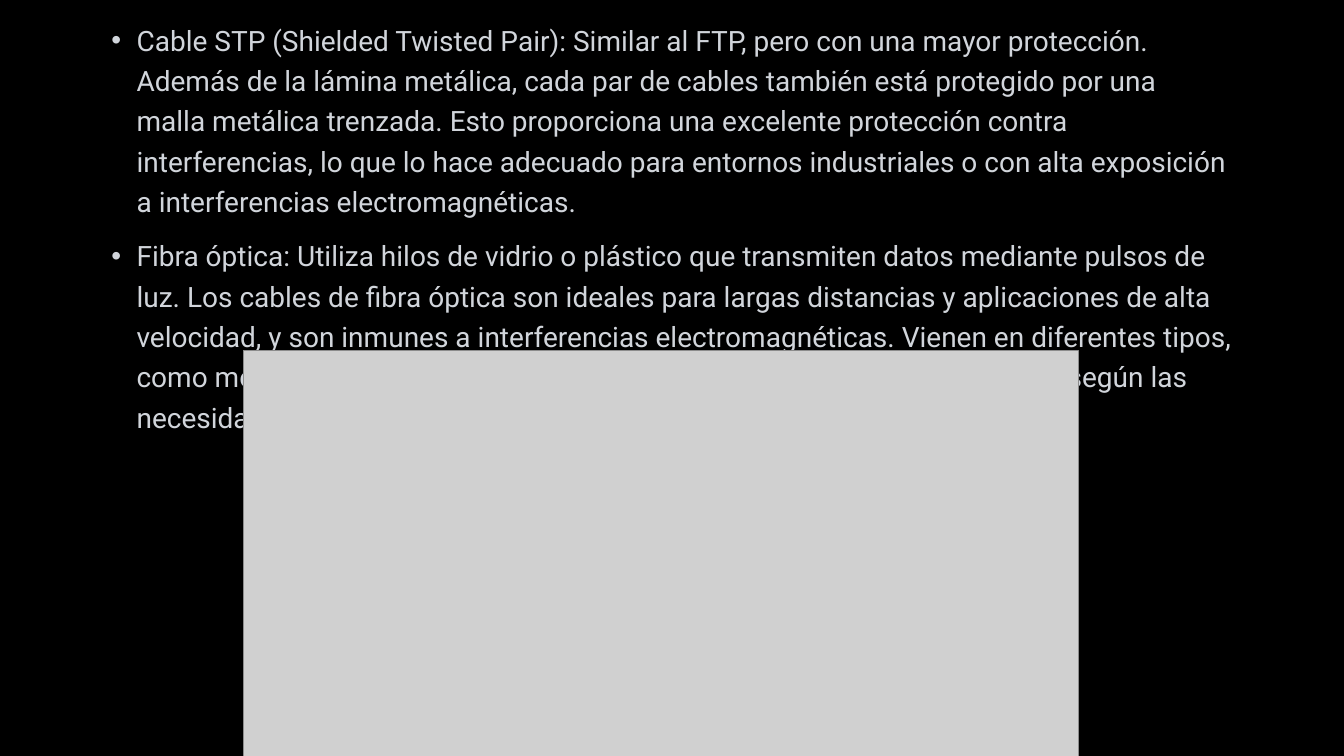
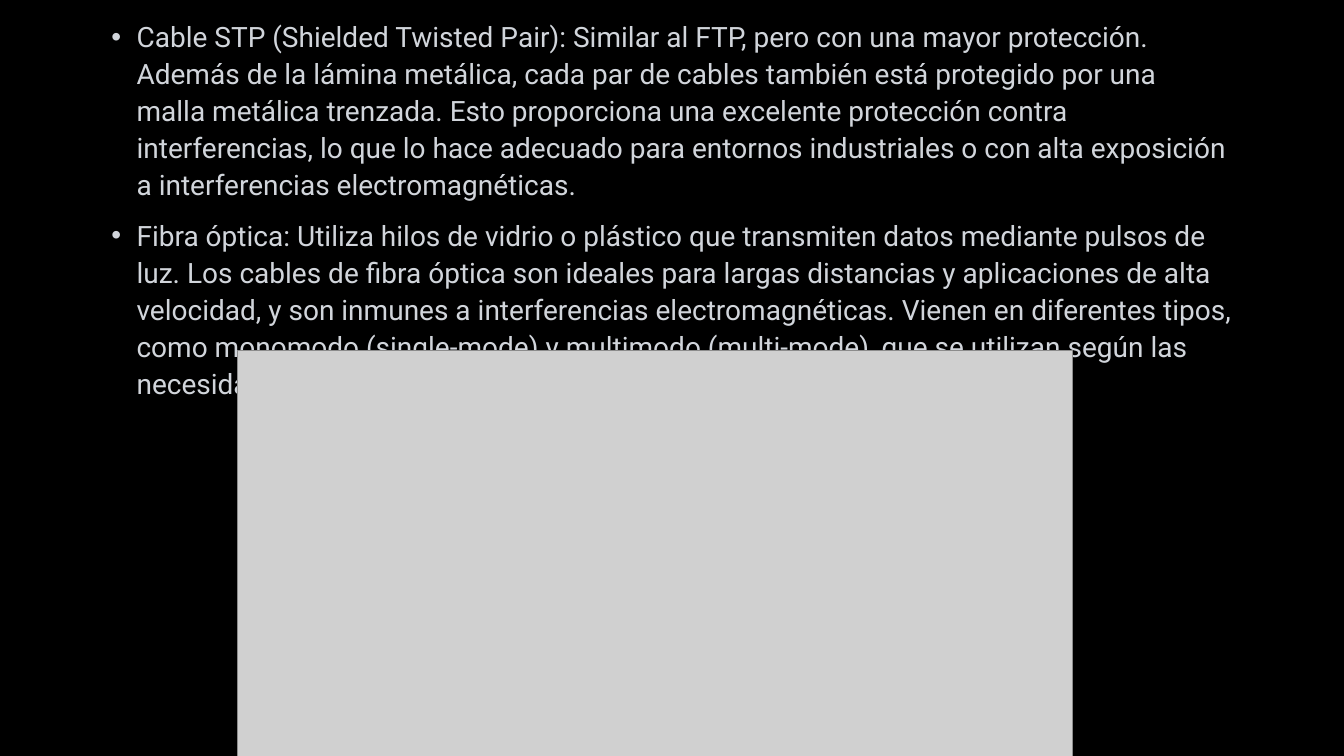
Before and after one commit to franko21/OHM, a slide deck: slide 8 of reparacion de compu/CABLEADO ESTRUCTURADO.pptx. Drawn at 1344x756 pixels with LibreOffice and Linux fonts; fonts in the diff are those of the drawing; grey boxes stand for pictures; background and template pictures are left out. Boxes give left, top, right and bottom in pixels: in the first picture for what was removed or moved away, otherwise in the second. Text is boxed around its words. In the diff, an @@ line names an element or a change of style, - is before the commit and + after.

```diff
--- a/reparacion de compu/CABLEADO ESTRUCTURADO.pptx
+++ b/reparacion de compu/CABLEADO ESTRUCTURADO.pptx
@@ text "Cable STP (Shielded Twisted Pair): ..." at (137, 24, 1231, 401): line spacing 1.2 to 1.1 @@
@@ picture: place and size @@
-picture at (243, 351, 1079, 756)
+picture at (237, 351, 1073, 756)
```
Also in this commit, not shown: 1 other slide changed, 1 other file.
